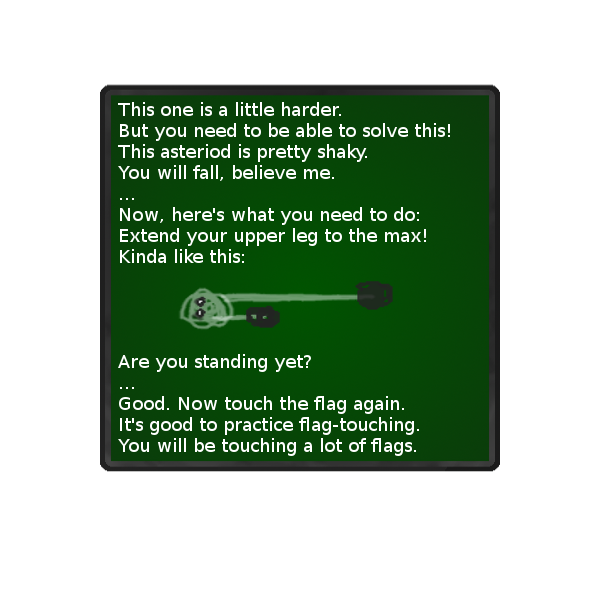
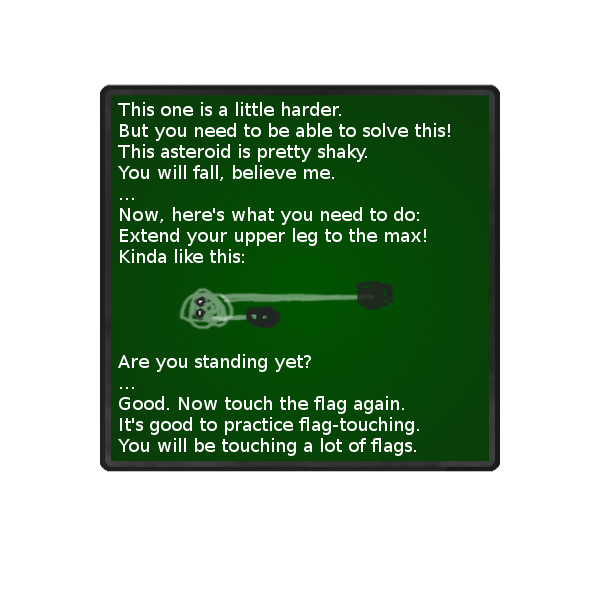
The second w=600, h=600 image is a revision of the first. Changes to its layers:
painted on "This one is a little harder. ..." over (205, 144, 220, 158)
